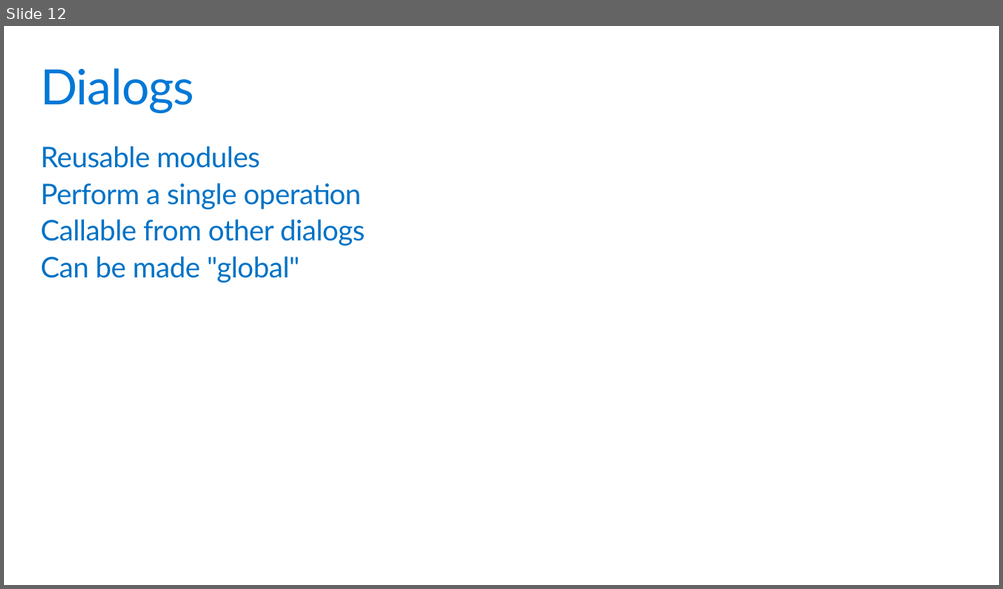
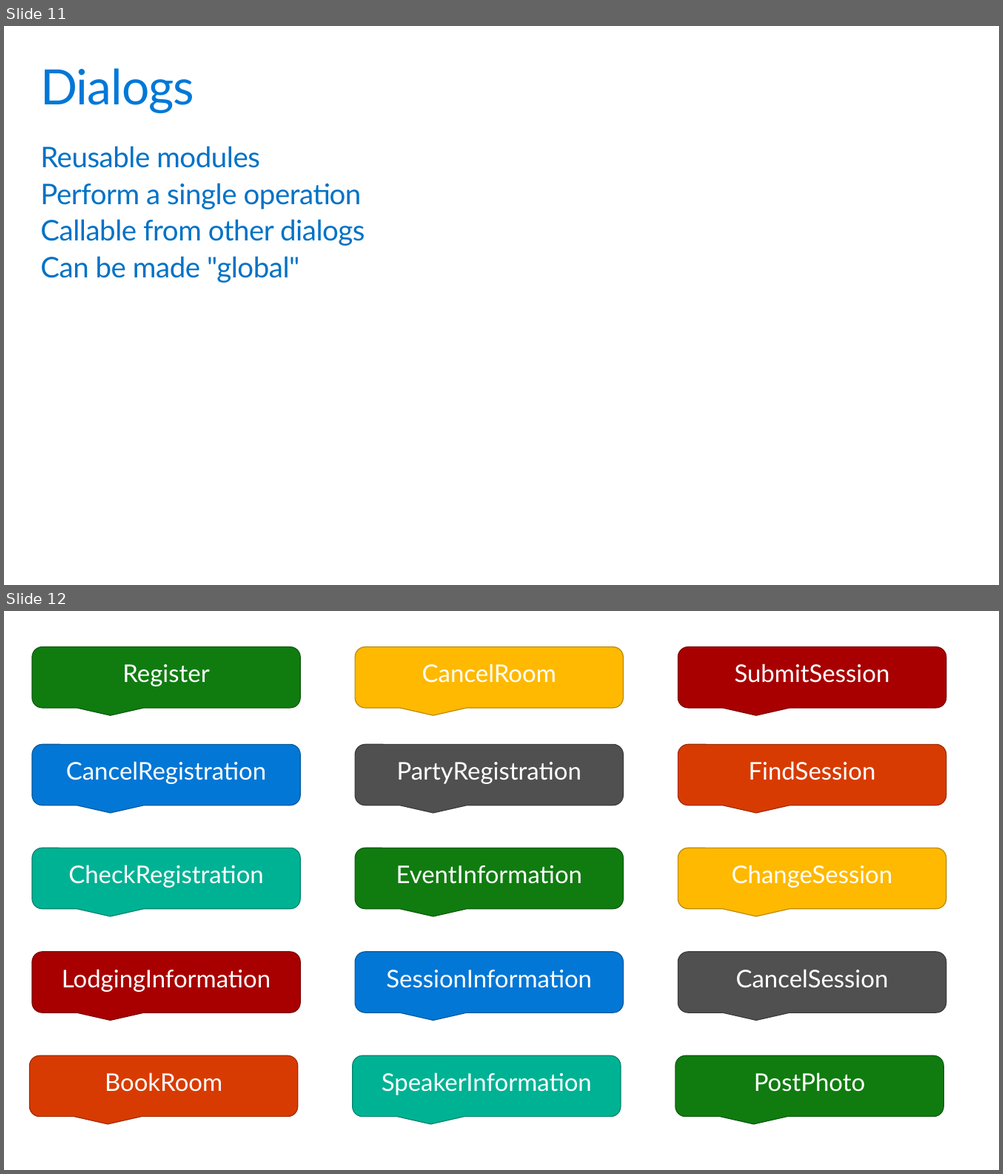
Before and after one commit to GeekTrainer/help-desk-bot-lab, a slide deck: Slides/2 - Mastering the user experience.pptx. Shown one above the other, each under a label of ours: slide 12 before the commit, slides 11 and 12 after it. The pictures are 1003x589 and 1003x1174 pixels, drawn with LibreOffice and Linux fonts; fonts in the diff are those of the drawing. Boxes give left, top, right and bottom in pixels: in the first picture for what was removed or moved away, otherwise in the second. Text is boxed around its words. In the diff, an @@ line names an element or a change of style, - is before the commit and + after.

Commit message:
Updated decks 1-3

```diff
--- a/Slides/2 - Mastering the user experience.pptx
+++ b/Slides/2 - Mastering the user experience.pptx
@@ slide 12 added at <box>4,611,999,1170</box>, background #FFFFFF @@
@@ rounded speech box added at <box>32,647,300,707</box>, fill #107C10, outline #0C5C0C 0.85 pt, 24 pt, text #FFFFFF @@
+Register
@@ rounded speech box added at <box>355,647,623,707</box>, fill #FEB900, outline #BC8900 0.85 pt, 24 pt, text #FFFFFF @@
+CancelRoom
@@ rounded speech box added at <box>677,647,946,707</box>, fill #A80000, outline #7C0000 0.85 pt, 24 pt, text #FFFFFF @@
+SubmitSession
@@ rounded speech box added at <box>32,744,300,805</box>, fill #0377D6, outline #02589E 0.85 pt, 24 pt, text #FFFFFF @@
+CancelRegistration
@@ rounded speech box added at <box>355,744,623,805</box>, fill #505050, outline #3B3B3B 0.85 pt, 24 pt, text #FFFFFF @@
+PartyRegistration
@@ rounded speech box added at <box>677,744,946,805</box>, fill #D83B01, outline #A02C01 0.85 pt, 24 pt, text #FFFFFF @@
+FindSession
@@ rounded speech box added at <box>32,848,300,908</box>, fill #00B294, outline #00846D 0.85 pt, 24 pt, text #FFFFFF @@
+CheckRegistration
@@ rounded speech box added at <box>355,848,623,908</box>, fill #107C10, outline #0C5C0C 0.85 pt, 24 pt, text #FFFFFF @@
+EventInformation
@@ rounded speech box added at <box>677,848,946,908</box>, fill #FEB900, outline #BC8900 0.85 pt, 24 pt, text #FFFFFF @@
+ChangeSession
@@ rounded speech box added at <box>32,952,300,1013</box>, fill #A80000, outline #7C0000 0.85 pt, 24 pt, text #FFFFFF @@
+LodgingInformation
@@ rounded speech box added at <box>355,952,623,1013</box>, fill #0377D6, outline #02589E 0.85 pt, 24 pt, text #FFFFFF @@
+SessionInformation
@@ rounded speech box added at <box>677,952,946,1013</box>, fill #505050, outline #3B3B3B 0.85 pt, 24 pt, text #FFFFFF @@
+CancelSession
@@ rounded speech box added at <box>30,1056,298,1116</box>, fill #D83B01, outline #A02C01 0.85 pt, 24 pt, text #FFFFFF @@
+BookRoom
@@ rounded speech box added at <box>352,1056,620,1116</box>, fill #00B294, outline #00846D 0.85 pt, 24 pt, text #FFFFFF @@
+SpeakerInformation
@@ rounded speech box added at <box>675,1056,944,1116</box>, fill #107C10, outline #0C5C0C 0.85 pt, 24 pt, text #FFFFFF @@
+PostPhoto
@@ what was slide 12 is now slide 11 @@
```
